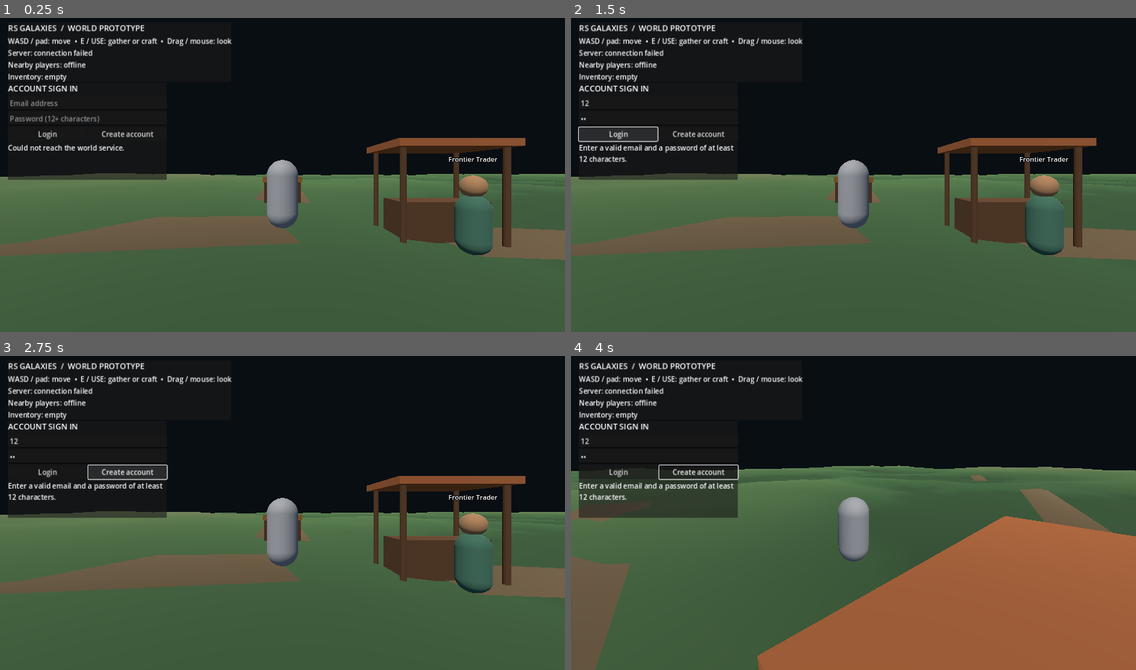
Above: before the commit, frames 1-4 (two rows, left to right).
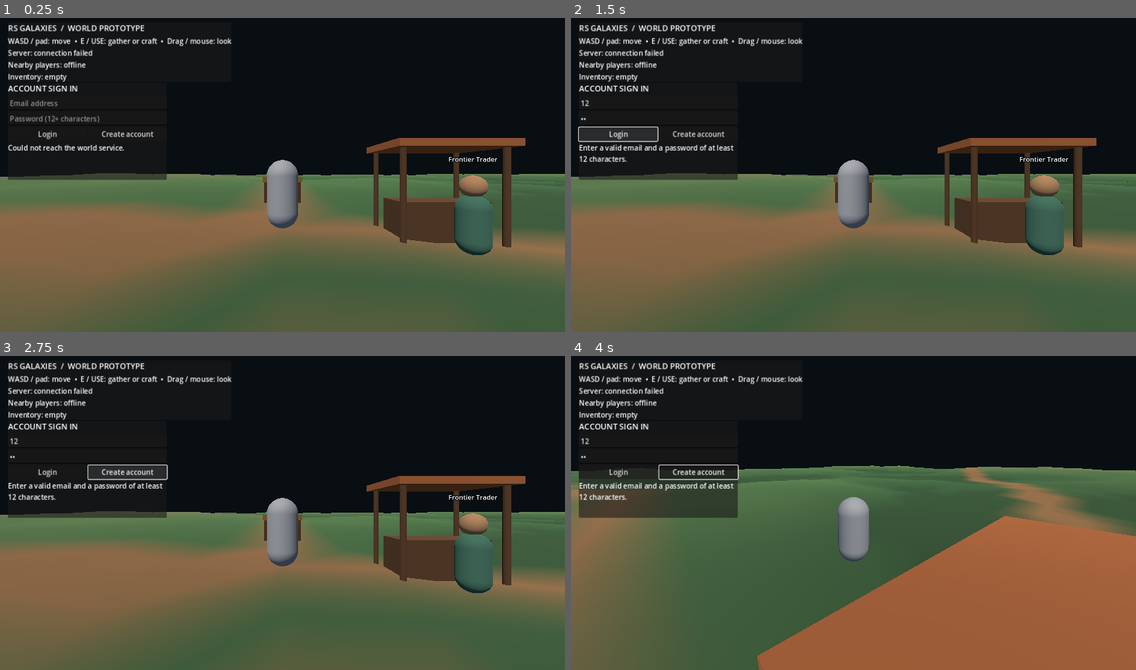
Above: after the commit, the same moments.

Repository: ViViD420/RSGalaxies-
Game: Godot game, scene res://scenes/main.tscn
The game is run twice, just before and just after one commit, with the same random seed, the same clock (stepped at 60 frames per second) and the same inputs.
Inputs (mouse positions are in pixels of both pictures, inside the frame that each line leads up to):
- Up to frame 1 (0.25 s): no input
- Up to frame 2 (1.5 s): click (655, 102) at 0.52 s; type "12" at 0.6 s; click (655, 118) at 0.75 s; type "12" at 0.83 s; click "Login" at 1.25 s
- Up to frame 3 (2.75 s): click "Create account" at 2 s
- Up to frame 4 (4 s): tap Enter at 2.75 s; move the mouse to (881, 509) at 2.77 s; hold W (move_forward) from 2.78 s (still down); tap E (interact) at 2.85, 3.6 s; click (881, 509) at 2.92 s; tap Space (jump) at 3.02, 3.77 s; move the mouse to (825, 513) at 3.52 s

The runs differ from the first frame. In frame 1, 19% of the frame differs, in the area x 0-100%, y 50-100%; in frame 2, 19%; in frame 3, 19%; in frame 4, 4.9%.

Commit message:
Integrate frontier trails into terrain vertex colors to avoid separate ribbon mesh lifecycle

Diff:
--- a/client/scripts/world_terrain.gd
+++ b/client/scripts/world_terrain.gd
@@ -13,10 +13,12 @@
 
 var _broad_noise: FastNoiseLite
 var _detail_noise: FastNoiseLite
+var _trail_paths: Array[PackedVector2Array] = []
 
 
 func _ready() -> void:
 	_configure_noise()
+	_configure_trails()
 	_build_terrain()
 
 
@@ -119,11 +121,13 @@
 	terrain_body.collision_mask = 1
 	terrain_body.add_child(terrain_collision)
 	add_child(terrain_body)
-	_build_trails()
 
 
-func _build_trails() -> void:
-	var trail_paths: Array[PackedVector2Array] = [
+func _configure_trails() -> void:
+	# Trail centerlines are stored in zone-local X/Z coordinates and are
+	# painted into the terrain's existing vertex-color surface. This avoids
+	# coplanar ribbon meshes and keeps the terrain to one visual draw surface.
+	_trail_paths = [
 		PackedVector2Array([
 			Vector2(0.0, -4.0), Vector2(0.0, -18.0), Vector2(-4.0, -34.0),
 			Vector2(-15.0, -52.0), Vector2(-32.0, -72.0), Vector2(-48.0, -110.0)
@@ -141,66 +145,39 @@
 			Vector2(38.0, 61.0), Vector2(62.0, 82.0), Vector2(85.0, 110.0)
 		])
 	]
-	var trail_surface := SurfaceTool.new()
-	trail_surface.begin(Mesh.PRIMITIVE_TRIANGLES)
-	var trail_width := 2.6
-	for path in trail_paths:
-		for index in range(path.size() - 1):
-			_add_trail_segment(trail_surface, path[index], path[index + 1], trail_width)
-	trail_surface.index()
-	trail_surface.generate_normals()
-	var trail_mesh := trail_surface.commit()
-	if trail_mesh == null or trail_mesh.get_surface_count() == 0:
-		push_error("WorldTerrain could not generate trail mesh surfaces.")
-		return
-	var trail_material := StandardMaterial3D.new()
-	trail_material.vertex_color_use_as_albedo = true
-	trail_material.roughness = 1.0
-	trail_material.cull_mode = BaseMaterial3D.CULL_DISABLED
-	var trails := MeshInstance3D.new()
-	trails.name = "TrailSurface"
-	trails.mesh = trail_mesh
-	trails.material_override = trail_material
-	trails.cast_shadow = GeometryInstance3D.SHADOW_CASTING_SETTING_OFF
-	add_child(trails)
 
 
-func _add_trail_segment(surface: SurfaceTool, start: Vector2, finish: Vector2, width: float) -> void:
-	var direction := (finish - start).normalized()
-	if direction.length_squared() <= 0.0001:
-		return
-	var side := Vector2(-direction.y, direction.x) * width * 0.5
-	var left_start := start + side
-	var right_start := start - side
-	var left_finish := finish + side
-	var right_finish := finish - side
-	var offset := 0.035
-	var v00 := Vector3(left_start.x, get_height_at(left_start.x, left_start.y) + offset, left_start.y)
-	var v01 := Vector3(left_finish.x, get_height_at(left_finish.x, left_finish.y) + offset, left_finish.y)
-	var v10 := Vector3(right_start.x, get_height_at(right_start.x, right_start.y) + offset, right_start.y)
-	var v11 := Vector3(right_finish.x, get_height_at(right_finish.x, right_finish.y) + offset, right_finish.y)
-	var path_color := Color(0.36, 0.29, 0.19)
-	surface.set_color(path_color)
-	surface.add_vertex(v00)
-	surface.set_color(path_color.lightened(0.06))
-	surface.add_vertex(v01)
-	surface.set_color(path_color.darkened(0.08))
-	surface.add_vertex(v10)
-	surface.set_color(path_color.darkened(0.08))
-	surface.add_vertex(v10)
-	surface.set_color(path_color.lightened(0.06))
-	surface.add_vertex(v01)
-	surface.set_color(path_color)
-	surface.add_vertex(v11)
+func _distance_to_trails(point: Vector2) -> float:
+	var nearest_distance := INF
+	for path in _trail_paths:
+		for index in range(path.size() - 1):
+			var start := path[index]
+			var segment := path[index + 1] - start
+			var length_squared := segment.length_squared()
+			if length_squared <= 0.0001:
+				continue
+			var along := clampf((point - start).dot(segment) / length_squared, 0.0, 1.0)
+			var nearest_point := start + segment * along
+			nearest_distance = minf(nearest_distance, point.distance_to(nearest_point))
+	return nearest_distance
+
+
+func _color_for_position(position: Vector3) -> Color:
+	var base_color := _base_color_for_height(position.y)
+	var trail_distance := _distance_to_trails(Vector2(position.x, position.z))
+	var blend := clampf((2.4 - trail_distance) / 0.9, 0.0, 1.0)
+	blend = blend * blend * (3.0 - 2.0 * blend)
+	var trail_color := Color(0.48, 0.34, 0.20)
+	return base_color.lerp(trail_color, blend)
 
 
 func _add_vertex(surface: SurfaceTool, position: Vector3, uv: Vector2) -> void:
-	surface.set_color(_color_for_height(position.y))
+	surface.set_color(_color_for_position(position))
 	surface.set_uv(uv)
 	surface.add_vertex(position)
 
 
-func _color_for_height(height: float) -> Color:
+func _base_color_for_height(height: float) -> Color:
 	var grass := Color(0.17, 0.29, 0.16)
 	var moss := Color(0.25, 0.36, 0.20)
 	var dry_grass := Color(0.39, 0.37, 0.25)
